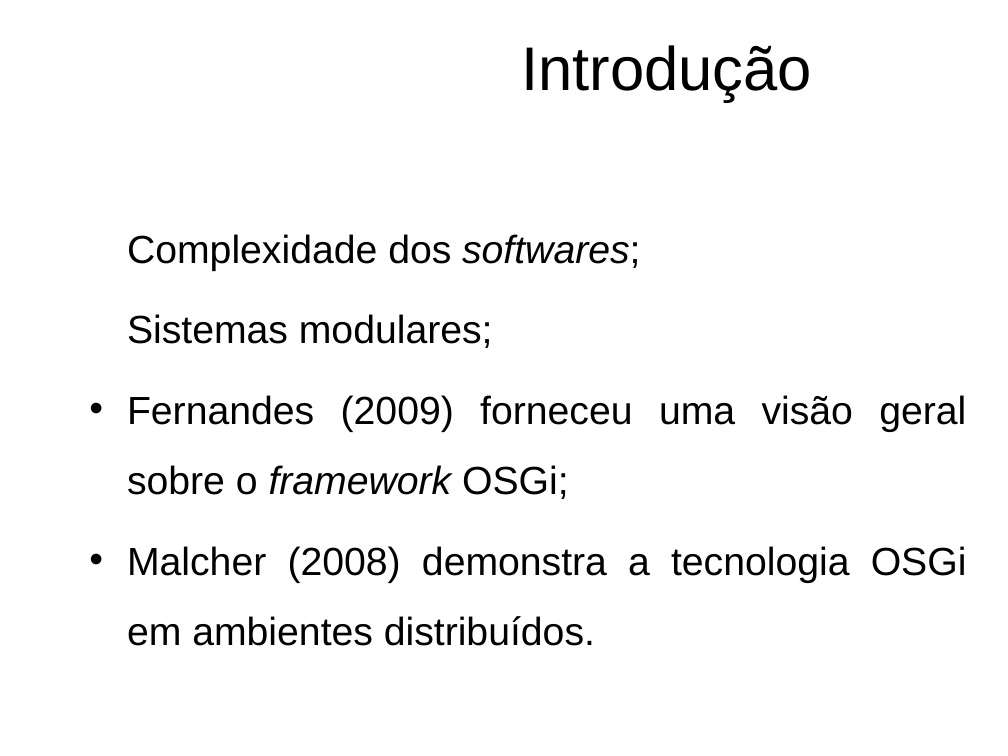
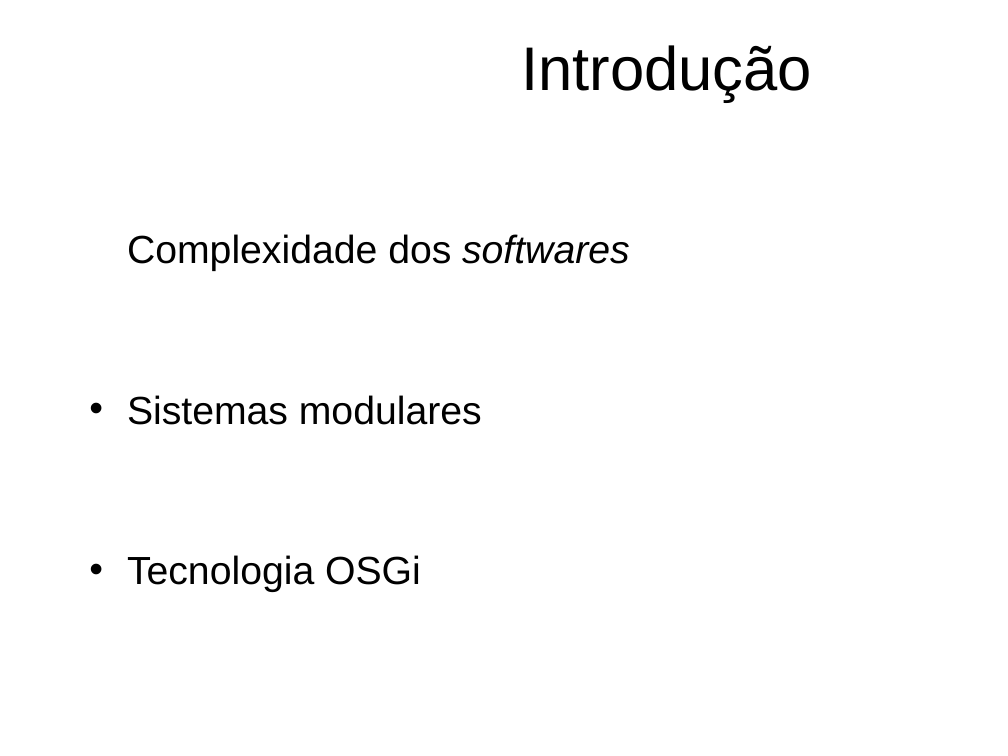
Before and after one commit to feliperodriguesprado/tcc_repository, a slide deck: slide 5 of documents/life_cycle/pre_banca/pre_banca_slides.odp. Drawn at 1008x756 pixels with LibreOffice and Linux fonts; fonts in the diff are those of the drawing; background and template pictures are left out. Boxes give left, top, right and bottom in pixels: in the first picture for what was removed or moved away, otherwise in the second. Text is boxed around its words. In the diff, an @@ line names an element or a change of style, - is before the commit and + after.

Commit message:
Pré-banca
- Atualização da apresentação de slide.

```diff
--- a/documents/life_cycle/pre_banca/pre_banca_slides.odp
+++ b/documents/life_cycle/pre_banca/pre_banca_slides.odp
@@ text at (127, 234, 630, 592): text changed @@
-• Complexidade dos softwares;
-• Sistemas modulares;
-• Fernandes (2009) forneceu uma visão geral sobre o framework OSGi;
-• Malcher (2008) demonstra a tecnologia OSGi em ambientes distribuídos.
+• Complexidade dos softwares
+• Sistemas modulares
+• Tecnologia OSGi
```
Also in this commit, not shown: 2 other files.
